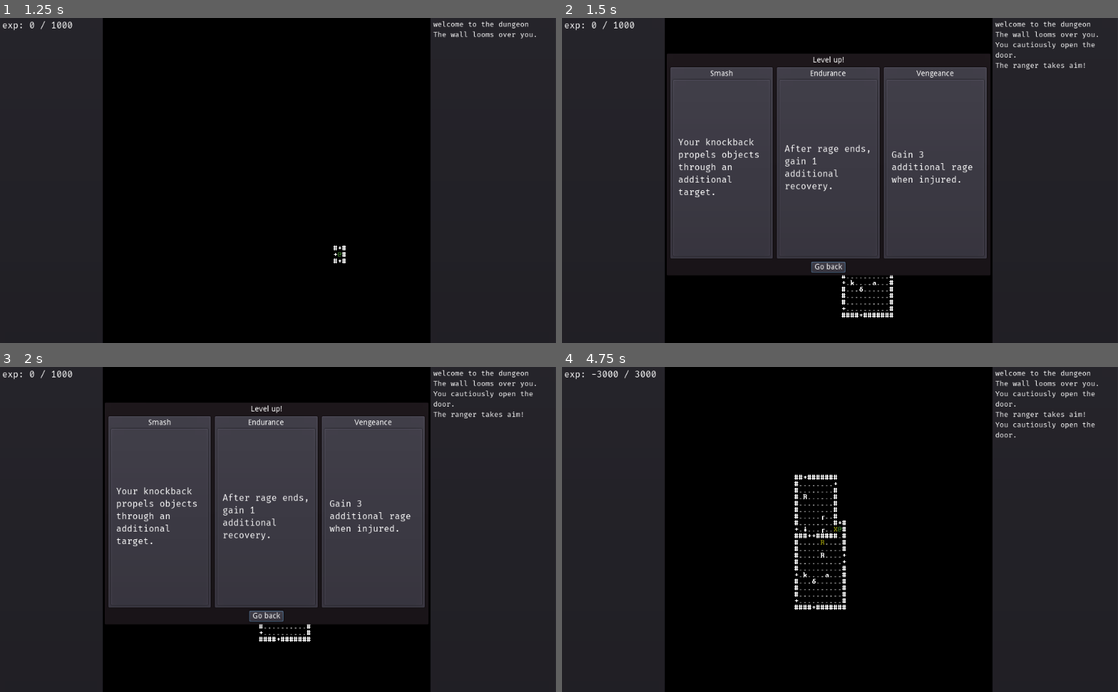
Above: before the commit, frames 1-4 (two rows, left to right).
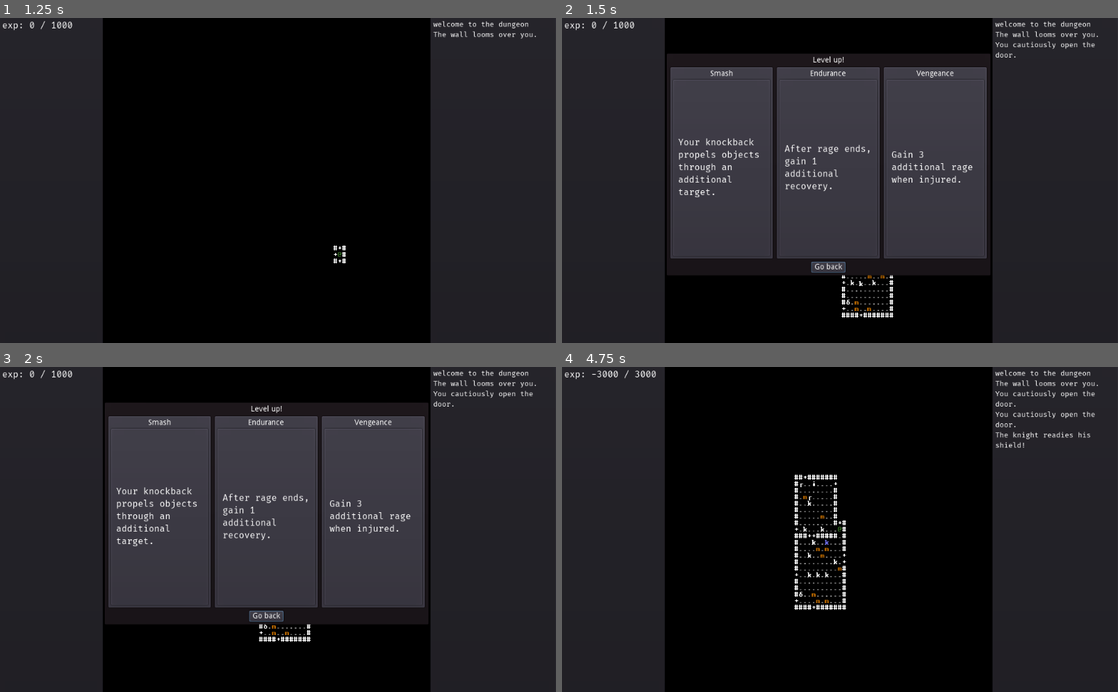
Above: after the commit, the same moments.

Repository: redxaxder/7DRL2022
Game: Godot game, scene res://scenes/root.tscn
The game is run twice, just before and just after one commit, with the same random seed, the same clock (stepped at 60 frames per second) and the same inputs.
Inputs:
- Up to frame 1 (1.25 s): tap Space (action) at 0.5 s; hold Right (right) from 0.53 s (still down); hold Space (action) from 0.53 s (still down)
- Up to frame 2 (1.5 s): release Right (right) at 1.28 s; release Space (action) at 1.28 s; hold Down (down) from 1.28 s (still down); tap Enter (level_up) at 1.35 s
- Up to frame 3 (2 s): keep holding Down (down)
- Up to frame 4 (4.75 s): release Down (down) at 2.03 s; hold Right (right) 2.03-2.78 s; hold . (pass) 2.03-2.78 s; hold Up (up) 2.78-3.53 s; tap Space (action) at 2.85 s; hold Left (left) 3.53-4.25 s; hold Enter (level_up) 3.53-4.25 s; click "On killing an enemy, gain 1 a…" at 4.25 s

Frame 1 is identical in both runs. In frame 2, 0.2% of the frame differs, in the area x 51-95%, y 13-91%; in frame 3, 0.1%; in frame 4, 0.7%, in the area x 42-96%, y 13-73%.

Commit message:
more enemies

Diff:
--- a/scenes/director.gd
+++ b/scenes/director.gd
@@ -21,12 +21,12 @@
 const ranger_scene: PackedScene = preload("res://sprites/ranger.tscn")
 const archaeologist_scene: PackedScene = preload("res://sprites/archaeologist.tscn")
 const king_scene: PackedScene = preload("res://sprites/king.tscn")
-const enemies: Array = [
-	knight_scene,
-	monk_scene,
-	samurai_scene,
-	ranger_scene,
-	archaeologist_scene
+const enemies: Array = [ \
+		{ "scene": knight_scene, "min_depth": 1,"weight": 2 }, \
+		{ "scene": monk_scene, "min_depth": 1,"weight": 2 }, \
+		{ "scene": samurai_scene, "min_depth": 2,"weight": 3 }, \
+		{ "scene": ranger_scene, "min_depth": 2,"weight": 2 }, \
+		{ "scene": archaeologist_scene, "min_depth": 3,"weight": 1 }, \
 	]
 
 const pickup_scene: PackedScene = preload("res://pickups/pickup.tscn")
@@ -123,8 +123,9 @@
 	var sz = int(room.z)
 	#fill with enemies
 	var area = sz * sz
-	var spawn_denom = max(20 - level*level, 3)
+	var spawn_denom = 9 - level
 	var max_enemies: int = max(area / spawn_denom, 1)
+	var min_enemies = max_enemies / 3
 	var max_furniture: int = max((area / 20) - 1, 1)
 	var cells = terrain.map.room_cells(room)
 	cells.shuffle()
@@ -135,7 +136,7 @@
 			var c = cells.pop_back()
 			spawn_dynamic_mob(king_scene, c)
 			king_spawned = true
-	for _i in 1 + (randi() % max_enemies):
+	for _i in min_enemies + (randi() % int(max(max_enemies - min_enemies,1))):
 		var c = cells.pop_back()
 		if c && terrain.is_floor(c): spawn_random_enemy(c)
 	for _i in randi() % max_furniture:
@@ -153,7 +154,12 @@
 		if c && terrain.is_floor(c): spawn_random_consumable(c)
 
 func spawn_random_enemy(pos: Vector2):
-	var enemy = enemies[randi() % enemies.size()]
+	var enemy_pool = []
+	for e in enemies:
+		if e.min_depth <= level:
+			for __ in e.weight:
+				enemy_pool.push_back(e.scene)
+	var enemy = enemy_pool[randi() % enemy_pool.size()]
 	spawn_dynamic_mob(enemy, pos)
 
 func room_doors(room: Vector3):
